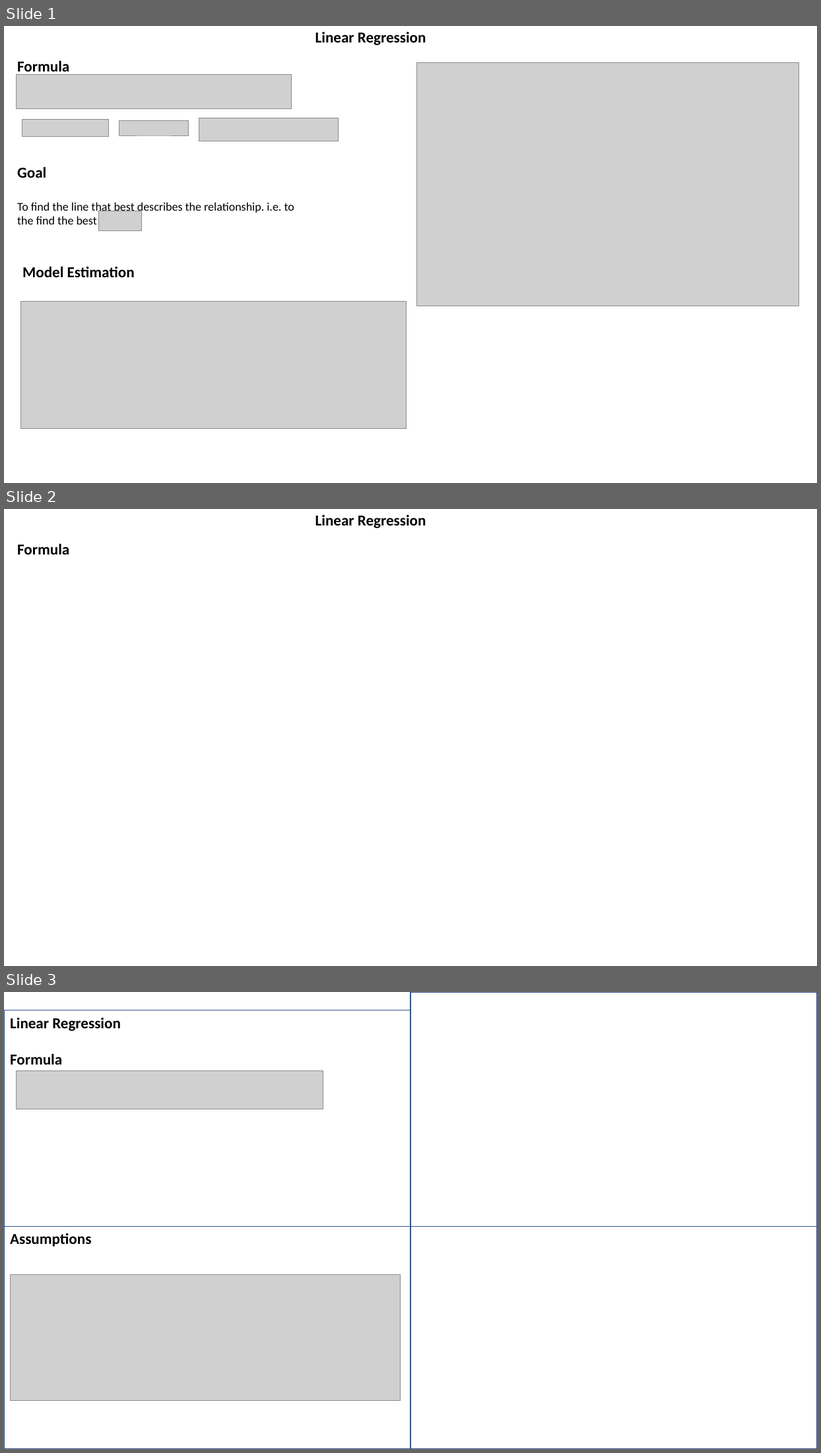
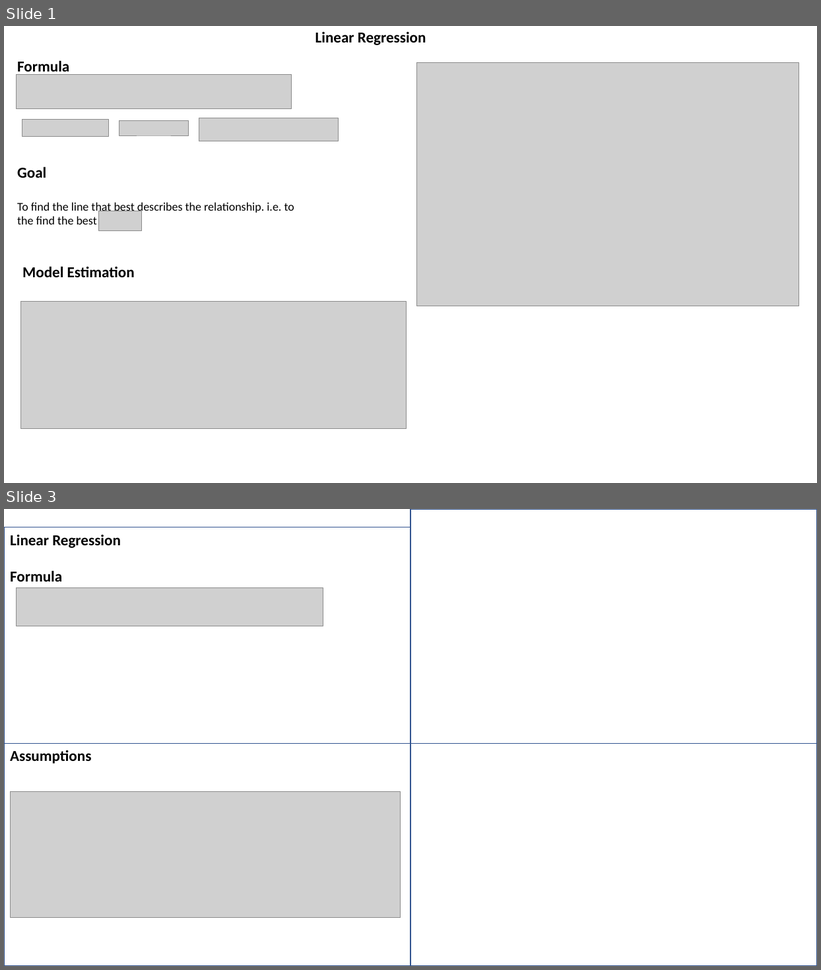
Before and after one commit to sharathnatraj/MLInterviews, a slide deck: DataScience/Model_Explanation.pptx. Shown one above the other, each under a label of ours: slides 1, 2 and 3 before the commit, slides 1 and 3 after it; the slides between them are not shown. The pictures are 821x1453 and 821x970 pixels, drawn with LibreOffice and Linux fonts; fonts in the diff are those of the drawing; grey boxes stand for pictures. Boxes give left, top, right and bottom in pixels: in the first picture for what was removed or moved away, otherwise in the second. Text is boxed around its words. In the diff, an @@ line names an element or a change of style, - is before the commit and + after.

```diff
--- a/DataScience/Model_Explanation.pptx
+++ b/DataScience/Model_Explanation.pptx
@@ slide 2 removed at [4, 509, 817, 966], background #FFFFFF @@
@@ text removed at [316, 515, 426, 528] @@
-Linear Regression
@@ text removed at [17, 543, 69, 555] @@
-Formula
```
Also in this commit, not shown: 1 slide added, 15 other files.
